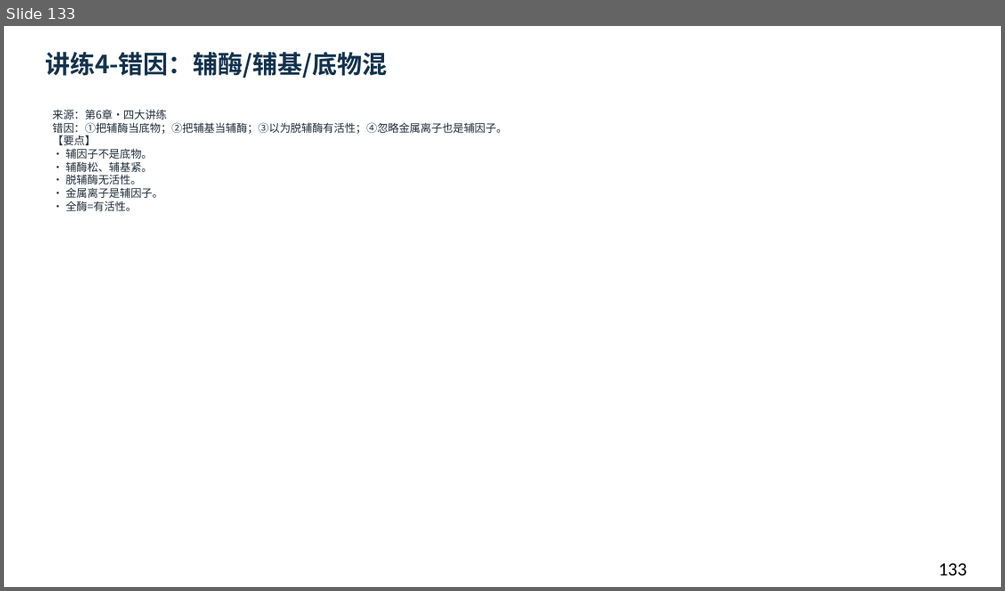
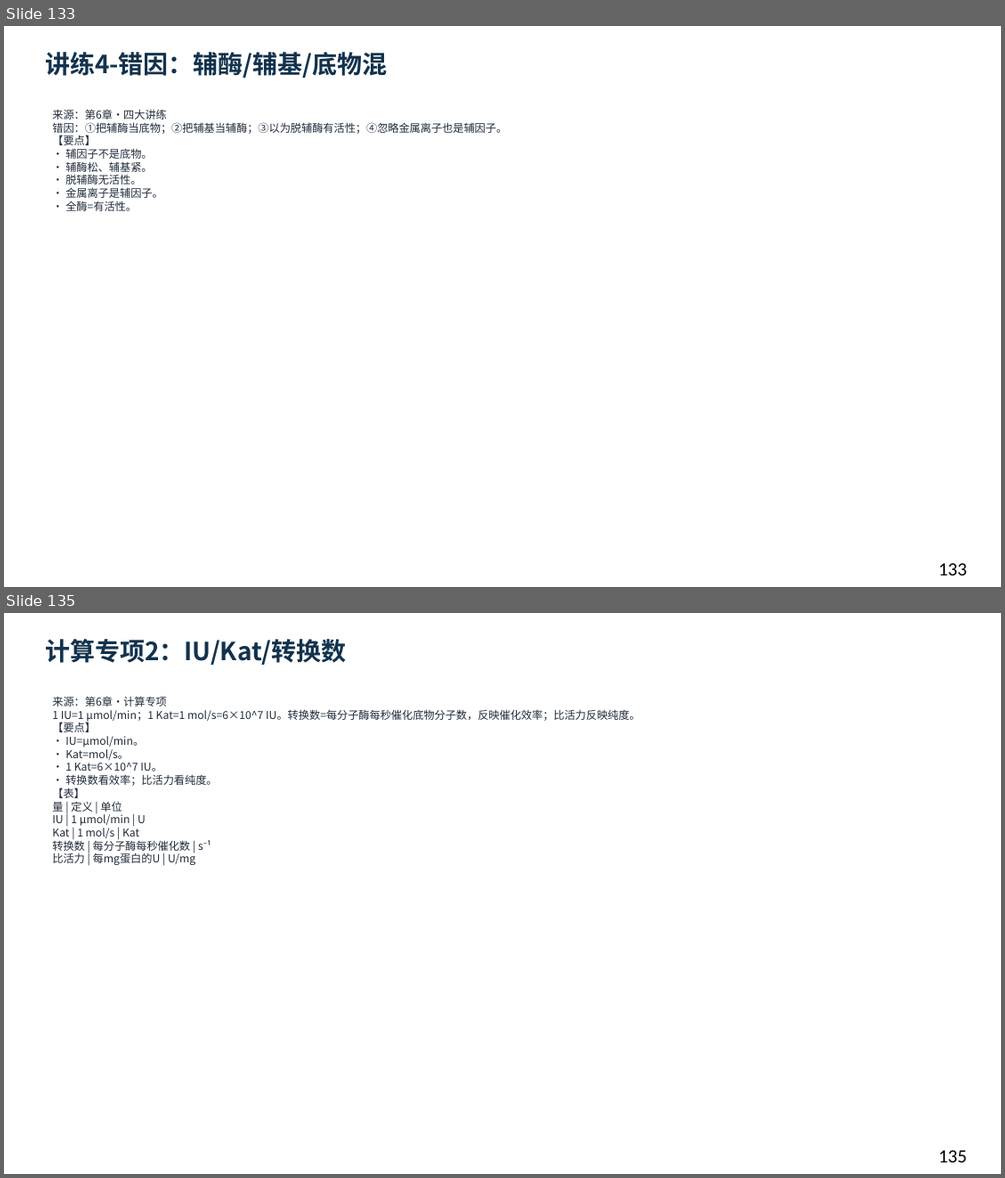
Before and after one commit to newkan-li/Biochemistry, a slide deck: downloads/bc06-ai-style.pptx. Shown one above the other, each under a label of ours: slide 133 before the commit, slides 133 and 135 after it; the slides between them are not shown. The pictures are 1005x591 and 1005x1178 pixels, drawn with LibreOffice and Linux fonts; fonts in the diff are those of the drawing. Boxes give left, top, right and bottom in pixels: in the first picture for what was removed or moved away, otherwise in the second. Text is boxed around its words. In the diff, an @@ line names an element or a change of style, - is before the commit and + after.

Commit message:
bc06加计算专项6页+分类专项6页(EC编号)+网页题55;下载146页;版本20261112bm

```diff
--- a/downloads/bc06-ai-style.pptx
+++ b/downloads/bc06-ai-style.pptx
@@ slide 135 added at <box>4,613,1001,1174</box>, background #FFFFFF @@
@@ text added at <box>45,639,347,665</box>, 24 pt, text #12324D, bold @@
+计算专项2：IU/Kat/转换数
@@ text added at <box>52,696,640,865</box>, 10.5 pt, text #202D3C @@
+来源：第6章·计算专项
+1 IU=1 μmol/min；1 Kat=1 mol/s=6×10^7 IU。转换数=每分子酶每秒催化底物分子数，反映催化效率；比活力反映纯度。
+【要点】
+• IU=μmol/min。
+• Kat=mol/s。
+• 1 Kat=6×10^7 IU。
+• 转换数看效率；比活力看纯度。
+【表】
+量 | 定义 | 单位
+IU | 1 μmol/min | U
+Kat | 1 mol/s | Kat
+转换数 | 每分子酶每秒催化数 | s⁻¹
+比活力 | 每mg蛋白的U | U/mg
@@ text added at <box>938,1150,967,1162</box>, 18 pt, text #000000 @@
+135
```
Also in this commit, not shown: 1 slide changed, 11 other slides added, 6 other files.
